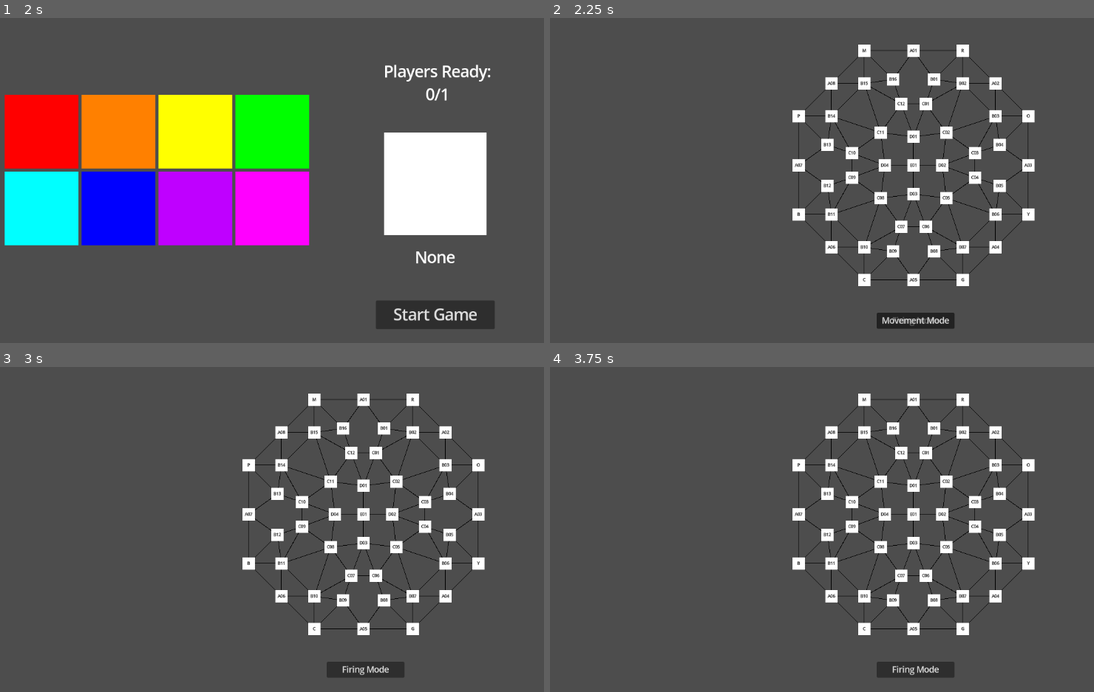
Above: before the commit, frames 1-4 (two rows, left to right).
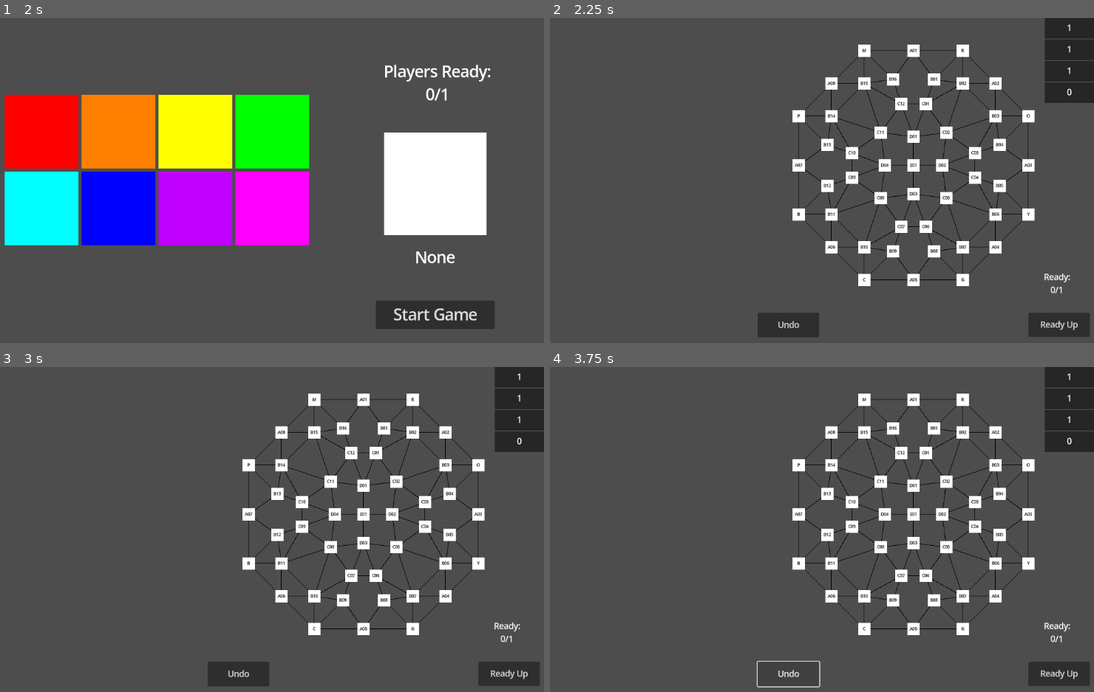
Above: after the commit, the same moments.

Repository: JadenValdez/DivideAndConquer
Game: Godot game, scene res://Scenes/Multiplayer.tscn
Same seed, same stepped clock (60 frames per second), same inputs: the game is played once before the commit and once after it.
Inputs (mouse positions are in pixels of both pictures, inside the frame that each line leads up to):
- Up to frame 1 (2 s): tap Enter at 0.5 s; move the mouse to (380, 167) at 0.52 s; click (380, 167) at 0.67 s; click "Host Game" at 1.25 s
- Up to frame 2 (2.25 s): click "Start Game" at 2 s
- Up to frame 3 (3 s): click (364, 669) at 2.75 s, where only the run before the commit has a clickable "Firing Mode"
- Up to frame 4 (3.75 s): click (789, 672) at 3.5 s, where only the run after the commit has a clickable "Undo"

Frame 1 is identical in both runs. In frame 2, 4.7% of the frame differs, in the area x 38-100%, y 0-99%; in frame 3, 4.6%; in frame 4, 4.0%.

Commit message:
Added Attack Lists
When all players are ready, they each send their attack lists which is based on the movement they chose for each troop.

Diff:
--- a/Scenes/MainBoard.tscn
+++ b/Scenes/MainBoard.tscn
@@ -1,279 +1,282 @@
-[gd_scene load_steps=5 format=3 uid="uid://bj4j158tv1i24"]
+[gd_scene load_steps=6 format=3 uid="uid://bj4j158tv1i24"]
 
 [ext_resource type="Script" path="res://Scripts/MainBoard.gd" id="1_2k0u8"]
 [ext_resource type="PackedScene" uid="uid://bstvhaqdh3i70" path="res://Scenes/Territory.tscn" id="1_jx5dg"]
 [ext_resource type="Script" path="res://Scripts/BoardLines.gd" id="3_l8gkv"]
+[ext_resource type="Script" path="res://Scripts/ResourceTabs.gd" id="4_g2v8w"]
 [ext_resource type="Script" path="res://Scripts/MortarButtons.gd" id="4_oeokj"]
 
 [node name="MainBoard" type="Node2D"]
 script = ExtResource("1_2k0u8")
 
-[node name="Home" type="Node2D" parent="."]
-position = Vector2(256, 0)
-
-[node name="R" parent="Home" instance=ExtResource("1_jx5dg")]
+[node name="BoardSpaces" type="Node2D" parent="."]
+
+[node name="Home" type="Node2D" parent="BoardSpaces"]
+position = Vector2(256, 0)
+
+[node name="R" parent="BoardSpaces/Home" instance=ExtResource("1_jx5dg")]
 position = Vector2(640, 64)
 tile_id = "R"
 tile_type = "Home"
 
-[node name="O" parent="Home" instance=ExtResource("1_jx5dg")]
+[node name="O" parent="BoardSpaces/Home" instance=ExtResource("1_jx5dg")]
 position = Vector2(768, 192)
 tile_id = "O"
 tile_type = "Home"
 neighbors = ["", "", "", ""]
 
-[node name="Y" parent="Home" instance=ExtResource("1_jx5dg")]
+[node name="Y" parent="BoardSpaces/Home" instance=ExtResource("1_jx5dg")]
 position = Vector2(768, 384)
 tile_id = "Y"
 tile_type = "Home"
 
-[node name="G" parent="Home" instance=ExtResource("1_jx5dg")]
+[node name="G" parent="BoardSpaces/Home" instance=ExtResource("1_jx5dg")]
 position = Vector2(640, 512)
 tile_id = "G"
 tile_type = "Home"
 
-[node name="C" parent="Home" instance=ExtResource("1_jx5dg")]
+[node name="C" parent="BoardSpaces/Home" instance=ExtResource("1_jx5dg")]
 position = Vector2(448, 512)
 tile_id = "C"
 tile_type = "Home"
 
-[node name="B" parent="Home" instance=ExtResource("1_jx5dg")]
+[node name="B" parent="BoardSpaces/Home" instance=ExtResource("1_jx5dg")]
 position = Vector2(320, 384)
 tile_id = "B"
 tile_type = "Home"
 
-[node name="P" parent="Home" instance=ExtResource("1_jx5dg")]
+[node name="P" parent="BoardSpaces/Home" instance=ExtResource("1_jx5dg")]
 position = Vector2(320, 192)
 tile_id = "P"
 tile_type = "Home"
 
-[node name="M" parent="Home" instance=ExtResource("1_jx5dg")]
+[node name="M" parent="BoardSpaces/Home" instance=ExtResource("1_jx5dg")]
 position = Vector2(448, 64)
 tile_id = "M"
 tile_type = "Home"
 
-[node name="A" type="Node2D" parent="."]
-position = Vector2(256, 0)
-
-[node name="A01" parent="A" instance=ExtResource("1_jx5dg")]
+[node name="A" type="Node2D" parent="BoardSpaces"]
+position = Vector2(256, 0)
+
+[node name="A01" parent="BoardSpaces/A" instance=ExtResource("1_jx5dg")]
 position = Vector2(544, 64)
 tile_id = "A01"
 tile_type = "A"
 
-[node name="A02" parent="A" instance=ExtResource("1_jx5dg")]
+[node name="A02" parent="BoardSpaces/A" instance=ExtResource("1_jx5dg")]
 position = Vector2(704, 128)
 tile_id = "A02"
 tile_type = "A"
 
-[node name="A03" parent="A" instance=ExtResource("1_jx5dg")]
+[node name="A03" parent="BoardSpaces/A" instance=ExtResource("1_jx5dg")]
 position = Vector2(768, 288)
 tile_id = "A03"
 tile_type = "A"
 
-[node name="A04" parent="A" instance=ExtResource("1_jx5dg")]
+[node name="A04" parent="BoardSpaces/A" instance=ExtResource("1_jx5dg")]
 position = Vector2(704, 448)
 tile_id = "A04"
 tile_type = "A"
 
-[node name="A05" parent="A" instance=ExtResource("1_jx5dg")]
+[node name="A05" parent="BoardSpaces/A" instance=ExtResource("1_jx5dg")]
 position = Vector2(544, 512)
 tile_id = "A05"
 tile_type = "A"
 
-[node name="A06" parent="A" instance=ExtResource("1_jx5dg")]
+[node name="A06" parent="BoardSpaces/A" instance=ExtResource("1_jx5dg")]
 position = Vector2(384, 448)
 tile_id = "A06"
 tile_type = "A"
 
-[node name="A07" parent="A" instance=ExtResource("1_jx5dg")]
+[node name="A07" parent="BoardSpaces/A" instance=ExtResource("1_jx5dg")]
 position = Vector2(320, 288)
 tile_id = "A07"
 tile_type = "A"
 
-[node name="A08" parent="A" instance=ExtResource("1_jx5dg")]
+[node name="A08" parent="BoardSpaces/A" instance=ExtResource("1_jx5dg")]
 position = Vector2(384, 128)
 tile_id = "A08"
 tile_type = "A"
 
-[node name="BO" type="Node2D" parent="."]
-position = Vector2(256, 0)
-
-[node name="B01" parent="BO" instance=ExtResource("1_jx5dg")]
+[node name="BO" type="Node2D" parent="BoardSpaces"]
+position = Vector2(256, 0)
+
+[node name="B01" parent="BoardSpaces/BO" instance=ExtResource("1_jx5dg")]
 position = Vector2(584, 120)
 tile_id = "B01"
 tile_type = "BO"
 
-[node name="B03" parent="BO" instance=ExtResource("1_jx5dg")]
+[node name="B03" parent="BoardSpaces/BO" instance=ExtResource("1_jx5dg")]
 position = Vector2(704, 192)
 tile_id = "B03"
 tile_type = "BO"
 
-[node name="B05" parent="BO" instance=ExtResource("1_jx5dg")]
+[node name="B05" parent="BoardSpaces/BO" instance=ExtResource("1_jx5dg")]
 position = Vector2(712, 328)
 tile_id = "B05"
 tile_type = "BO"
 
-[node name="B07" parent="BO" instance=ExtResource("1_jx5dg")]
+[node name="B07" parent="BoardSpaces/BO" instance=ExtResource("1_jx5dg")]
 position = Vector2(640, 448)
 tile_id = "B07"
 tile_type = "BO"
 
-[node name="B09" parent="BO" instance=ExtResource("1_jx5dg")]
+[node name="B09" parent="BoardSpaces/BO" instance=ExtResource("1_jx5dg")]
 position = Vector2(504, 456)
 tile_id = "B09"
 tile_type = "BO"
 
-[node name="B11" parent="BO" instance=ExtResource("1_jx5dg")]
+[node name="B11" parent="BoardSpaces/BO" instance=ExtResource("1_jx5dg")]
 position = Vector2(384, 384)
 tile_id = "B11"
 tile_type = "BO"
 
-[node name="B13" parent="BO" instance=ExtResource("1_jx5dg")]
+[node name="B13" parent="BoardSpaces/BO" instance=ExtResource("1_jx5dg")]
 position = Vector2(376, 248)
 tile_id = "B13"
 tile_type = "BO"
 
-[node name="B15" parent="BO" instance=ExtResource("1_jx5dg")]
+[node name="B15" parent="BoardSpaces/BO" instance=ExtResource("1_jx5dg")]
 position = Vector2(448, 128)
 tile_id = "B15"
 tile_type = "BO"
 
-[node name="BE" type="Node2D" parent="."]
-position = Vector2(256, 0)
-
-[node name="B02" parent="BE" instance=ExtResource("1_jx5dg")]
+[node name="BE" type="Node2D" parent="BoardSpaces"]
+position = Vector2(256, 0)
+
+[node name="B02" parent="BoardSpaces/BE" instance=ExtResource("1_jx5dg")]
 position = Vector2(640, 128)
 tile_id = "B02"
 tile_type = "BE"
 
-[node name="B04" parent="BE" instance=ExtResource("1_jx5dg")]
+[node name="B04" parent="BoardSpaces/BE" instance=ExtResource("1_jx5dg")]
 position = Vector2(712, 248)
 tile_id = "B04"
 tile_type = "BE"
 
-[node name="B06" parent="BE" instance=ExtResource("1_jx5dg")]
+[node name="B06" parent="BoardSpaces/BE" instance=ExtResource("1_jx5dg")]
 position = Vector2(704, 384)
 tile_id = "B06"
 tile_type = "BE"
 
-[node name="B08" parent="BE" instance=ExtResource("1_jx5dg")]
+[node name="B08" parent="BoardSpaces/BE" instance=ExtResource("1_jx5dg")]
 position = Vector2(584, 456)
 tile_id = "B08"
 tile_type = "BE"
 
-[node name="B10" parent="BE" instance=ExtResource("1_jx5dg")]
+[node name="B10" parent="BoardSpaces/BE" instance=ExtResource("1_jx5dg")]
 position = Vector2(448, 448)
 tile_id = "B10"
 tile_type = "BE"
 
-[node name="B12" parent="BE" instance=ExtResource("1_jx5dg")]
+[node name="B12" parent="BoardSpaces/BE" instance=ExtResource("1_jx5dg")]
 position = Vector2(376, 328)
 tile_id = "B12"
 tile_type = "BE"
 
-[node name="B14" parent="BE" instance=ExtResource("1_jx5dg")]
+[node name="B14" parent="BoardSpaces/BE" instance=ExtResource("1_jx5dg")]
 position = Vector2(384, 192)
 tile_id = "B14"
 tile_type = "BE"
 
-[node name="B16" parent="BE" instance=ExtResource("1_jx5dg")]
+[node name="B16" parent="BoardSpaces/BE" instance=ExtResource("1_jx5dg")]
 position = Vector2(504, 120)
 tile_id = "B16"
 tile_type = "BE"
 
-[node name="CO" type="Node2D" parent="."]
-position = Vector2(256, 0)
-
-[node name="C01" parent="CO" instance=ExtResource("1_jx5dg")]
+[node name="CO" type="Node2D" parent="BoardSpaces"]
+position = Vector2(256, 0)
+
+[node name="C01" parent="BoardSpaces/CO" instance=ExtResource("1_jx5dg")]
 position = Vector2(568, 168)
 tile_id = "C01"
 tile_type = "CO"
 
-[node name="C03" parent="CO" instance=ExtResource("1_jx5dg")]
+[node name="C03" parent="BoardSpaces/CO" instance=ExtResource("1_jx5dg")]
 position = Vector2(664, 264)
 tile_id = "C03"
 tile_type = "CO"
 
-[node name="C05" parent="CO" instance=ExtResource("1_jx5dg")]
+[node name="C05" parent="BoardSpaces/CO" instance=ExtResource("1_jx5dg")]
 position = Vector2(608, 352)
 tile_id = "C05"
 tile_type = "CO"
 
-[node name="C07" parent="CO" instance=ExtResource("1_jx5dg")]
+[node name="C07" parent="BoardSpaces/CO" instance=ExtResource("1_jx5dg")]
 position = Vector2(520, 408)
 tile_id = "C07"
 tile_type = "CO"
 
-[node name="C09" parent="CO" instance=ExtResource("1_jx5dg")]
+[node name="C09" parent="BoardSpaces/CO" instance=ExtResource("1_jx5dg")]
 position = Vector2(424, 312)
 tile_id = "C09"
 tile_type = "CO"
 
-[node name="C11" parent="CO" instance=ExtResource("1_jx5dg")]
+[node name="C11" parent="BoardSpaces/CO" instance=ExtResource("1_jx5dg")]
 position = Vector2(480, 224)
 tile_id = "C11"
 tile_type = "CO"
 
-[node name="CE" type="Node2D" parent="."]
-position = Vector2(256, 0)
-
-[node name="C02" parent="CE" instance=ExtResource("1_jx5dg")]
+[node name="CE" type="Node2D" parent="BoardSpaces"]
+position = Vector2(256, 0)
+
+[node name="C02" parent="BoardSpaces/CE" instance=ExtResource("1_jx5dg")]
 position = Vector2(608, 224)
 tile_id = "C02"
 tile_type = "CE"
 
-[node name="C04" parent="CE" instance=ExtResource("1_jx5dg")]
+[node name="C04" parent="BoardSpaces/CE" instance=ExtResource("1_jx5dg")]
 position = Vector2(664, 312)
 tile_id = "C04"
 tile_type = "CE"
 
-[node name="C06" parent="CE" instance=ExtResource("1_jx5dg")]
+[node name="C06" parent="BoardSpaces/CE" instance=ExtResource("1_jx5dg")]
 position = Vector2(568, 408)
 tile_id = "C06"
 tile_type = "CE"
 
-[node name="C08" parent="CE" instance=ExtResource("1_jx5dg")]
+[node name="C08" parent="BoardSpaces/CE" instance=ExtResource("1_jx5dg")]
 position = Vector2(480, 352)
 tile_id = "C08"
 tile_type = "CE"
 
-[node name="C10" parent="CE" instance=ExtResource("1_jx5dg")]
+[node name="C10" parent="BoardSpaces/CE" instance=ExtResource("1_jx5dg")]
 position = Vector2(424, 264)
 tile_id = "C10"
 tile_type = "CE"
 
-[node name="C12" parent="CE" instance=ExtResource("1_jx5dg")]
+[node name="C12" parent="BoardSpaces/CE" instance=ExtResource("1_jx5dg")]
 position = Vector2(520, 168)
 tile_id = "C12"
 tile_type = "CE"
 
-[node name="D" type="Node2D" parent="."]
-position = Vector2(256, 0)
-
-[node name="D01" parent="D" instance=ExtResource("1_jx5dg")]
+[node name="D" type="Node2D" parent="BoardSpaces"]
+position = Vector2(256, 0)
+
+[node name="D01" parent="BoardSpaces/D" instance=ExtResource("1_jx5dg")]
 position = Vector2(544, 232)
 tile_id = "D01"
 tile_type = "D"
 
-[node name="D02" parent="D" instance=ExtResource("1_jx5dg")]
+[node name="D02" parent="BoardSpaces/D" instance=ExtResource("1_jx5dg")]
 position = Vector2(600, 288)
 tile_id = "D02"
 tile_type = "D"
 
-[node name="D03" parent="D" instance=ExtResource("1_jx5dg")]
+[node name="D03" parent="BoardSpaces/D" instance=ExtResource("1_jx5dg")]
 position = Vector2(544, 344)
 tile_id = "D03"
 tile_type = "D"
 
-[node name="D04" parent="D" instance=ExtResource("1_jx5dg")]
+[node name="D04" parent="BoardSpaces/D" instance=ExtResource("1_jx5dg")]
 position = Vector2(488, 288)
 tile_id = "D04"
 tile_type = "D"
 
-[node name="E" type="Node2D" parent="."]
-position = Vector2(256, 0)
-
-[node name="E01" parent="E" instance=ExtResource("1_jx5dg")]
+[node name="E" type="Node2D" parent="BoardSpaces"]
+position = Vector2(256, 0)
+
+[node name="E01" parent="BoardSpaces/E" instance=ExtResource("1_jx5dg")]
 position = Vector2(544, 288)
 tile_id = "E01"
 tile_type = "E"
@@ -282,10 +285,81 @@
 position = Vector2(256, 0)
 script = ExtResource("3_l8gkv")
 
+[node name="ResourceTabs" type="Node2D" parent="."]
+script = ExtResource("4_g2v8w")
+
+[node name="Food" type="Node2D" parent="ResourceTabs"]
+
+[node name="FoodBackground" type="ColorRect" parent="ResourceTabs/Food"]
+offset_left = 1056.0
+offset_right = 1152.0
+offset_bottom = 40.0
+color = Color(0, 0, 0, 0.501961)
+
+[node name="FoodLabel" type="Label" parent="ResourceTabs/Food"]
+offset_left = 1056.0
+offset_right = 1152.0
+offset_bottom = 40.0
+text = "Food: 0"
+horizontal_alignment = 1
+vertical_alignment = 1
+
+[node name="GP" type="Node2D" parent="ResourceTabs"]
+position = Vector2(0, 42)
+
+[node name="GPBackground" type="ColorRect" parent="ResourceTabs/GP"]
+offset_left = 1056.0
+offset_right = 1152.0
+offset_bottom = 40.0
+color = Color(0, 0, 0, 0.501961)
+
+[node name="GPLabel" type="Label" parent="ResourceTabs/GP"]
+offset_left = 1056.0
+offset_right = 1152.0
+offset_bottom = 40.0
+text = "GP: 0"
+horizontal_alignment = 1
+vertical_alignment = 1
+
+[node name="AP" type="Node2D" parent="ResourceTabs"]
+position = Vector2(0, 84)
+
+[node name="APBackground" type="ColorRect" parent="ResourceTabs/AP"]
+offset_left = 1056.0
+offset_right = 1152.0
+offset_bottom = 40.0
+color = Color(0, 0, 0, 0.501961)
+
+[node name="APLabel" type="Label" parent="ResourceTabs/AP"]
+offset_left = 1056.0
+offset_right = 1152.0
+offset_bottom = 40.0
+text = "AP: 0"
+horizontal_alignment = 1
+vertical_alignment = 1
+
+[node name="SP" type="Node2D" parent="ResourceTabs"]
+position = Vector2(0, 126)
+
+[node name="SPBackground" type="ColorRect" parent="ResourceTabs/SP"]
+offset_left = 1056.0
+offset_right = 1152.0
+offset_bottom = 40.0
+color = Color(0, 0, 0, 0.501961)
+
+[node name="SPLabel" type="Label" parent="ResourceTabs/SP"]
+offset_left = 1056.0
+offset_right = 1152.0
+offset_bottom = 40.0
+text = "SP: 0"
+horizontal_alignment = 1
+vertical_alignment = 1
+
 [node name="MortarButtons" type="Node2D" parent="."]
 script = ExtResource("4_oeokj")
 
 [node name="Fire" type="Button" parent="MortarButtons"]
+visible = false
 offset_left = 728.0
 offset_top = 576.0
 offset_right = 880.0
@@ -293,11 +367,48 @@
 text = "Firing Mode"
 
 [node name="Move" type="Button" parent="MortarButtons"]
+visible = false
 offset_left = 728.0
 offset_top = 576.0
 offset_right = 880.0
 offset_bottom = 607.0
 text = "Movement Mode"
 
+[node name="FireLabel" type="Label" parent="MortarButtons"]
+visible = false
+offset_left = 728.0
+offset_top = 576.0
+offset_right = 880.0
+offset_bottom = 607.0
+text = "Firing Mode Only"
+horizontal_alignment = 1
+vertical_alignment = 1
+
+[node name="Undo" type="Button" parent="."]
+offset_left = 496.0
+offset_top = 576.0
+offset_right = 616.0
+offset_bottom = 624.0
+text = "Undo"
+
+[node name="Ready" type="Button" parent="."]
+offset_left = 1024.0
+offset_top = 576.0
+offset_right = 1144.0
+offset_bottom = 623.0
+text = "Ready Up"
+
+[node name="ReadyPlayersLabel" type="Label" parent="."]
+offset_left = 1008.0
+offset_top = 488.0
+offset_right = 1152.0
+offset_bottom = 552.0
+text = "Ready:
+0/0"
+horizontal_alignment = 1
+vertical_alignment = 1
+
 [connection signal="pressed" from="MortarButtons/Fire" to="MortarButtons" method="_on_fire_pressed"]
 [connection signal="pressed" from="MortarButtons/Move" to="MortarButtons" method="_on_move_pressed"]
+[connection signal="pressed" from="Undo" to="." method="_on_undo_pressed"]
+[connection signal="pressed" from="Ready" to="." method="_on_ready_pressed"]
--- /dev/null
+++ b/Scripts/ConquestSimulation.gd
@@ -0,0 +1,11 @@
+extends Node
+
+
+# Called when the node enters the scene tree for the first time.
+func _ready() -> void:
+	pass # Replace with function body.
+
+
+# Called every frame. 'delta' is the elapsed time since the previous frame.
+func _process(delta: float) -> void:
+	pass
--- a/Scripts/GameManager.gd
+++ b/Scripts/GameManager.gd
@@ -3,3 +3,5 @@
 var Players: Dictionary = {}
 var TotalPlayers: int = 0
 var ReadyPlayers: int = 0
+
+var AttackLists: Dictionary = {}
--- a/Scripts/MainBoard.gd
+++ b/Scripts/MainBoard.gd
@@ -1,10 +1,16 @@
 extends Node2D
 
 var tab_number: int = 0
+@onready var ready_button: Button = $Ready
+@onready var ready_players_label: Label = $ReadyPlayersLabel
 
 const TROOP_TAB = preload("res://Scenes/TroopTab.tscn")
 # Called when the node enters the scene tree for the first time.
 func _ready() -> void:
+	SignalBus.update_ready_players_board.connect(_update_ready_players_board)
+	GameManager.ReadyPlayers = 0
+	ready_players_label.text = "Ready:
+		" + str(GameManager.ReadyPlayers) + "/" + str(GameManager.TotalPlayers)
 	create_initial_units()
 
 func create_initial_units() -> void:
@@ -22,3 +28,20 @@
 		add_child(instance)
 
 		tab_number += 1
+
+
+func _on_undo_pressed() -> void:
+	pass # Replace with function body.
+
+
+func _on_ready_pressed() -> void:
+	if ready_button.text == "Ready Up":
+		RPCFunctions.ReadyPlayer()
+		ready_button.text = "Cancel"
+	else:
+		ready_button.text = "Ready Up"
+		RPCFunctions.NotReadyPlayer()
+
+func _update_ready_players_board() -> void:
+	ready_players_label.text = "Ready:
+		" + str(GameManager.ReadyPlayers) + "/" + str(GameManager.TotalPlayers)
--- a/Scripts/MortarButtons.gd
+++ b/Scripts/MortarButtons.gd
@@ -2,6 +2,7 @@
 
 @onready var fire: Button = $Fire
 @onready var move: Button = $Move
+@onready var fire_label: Label = $FireLabel
 
 # Called when the node enters the scene tree for the first time.
 func _ready() -> void:
@@ -15,6 +16,11 @@
 		fire.hide()
 		move.hide()
 
+	if type == "MortarFire":
+		fire_label.show()
+	else:
+		fire_label.hide()
+
 func _on_fire_pressed() -> void:
 	move.show()
 	fire.hide()
--- a/Scripts/MovementLogic.gd
+++ b/Scripts/MovementLogic.gd
@@ -20,9 +20,11 @@
 		SignalBus.reset_tile_indicators.emit()
 		return
 
-	if type == "Mortar":
-		pass
-		#allow switching between firing mode and moving mode
+	if type == "MortarFire":
+		CurrentAction = "Fire"
+		MoveableSpaces = TileNeighbors.NEIGHBORS[location]
+		SignalBus.mortar_firing_mode.emit()
+		return
 
 	if location == "None":
 		CurrentAction = "Place"
--- a/Scripts/Multiplayer.gd
+++ b/Scripts/Multiplayer.gd
@@ -64,8 +64,14 @@
 			"Name": "None",
 			"Color": Color(1, 1, 1, 1),
 			"Territory": [],
-			"Troops": {}
-			}
+			"Troops": {},
+			"Resources": {
+				"Food": 1,
+				"GP": 1,
+				"AP": 1,
+				"SP": 0
+			},
+		}
 
 	if multiplayer.is_server():
 		GameManager.TotalPlayers += 1
--- a/Scripts/PlayerInformation.gd
+++ b/Scripts/PlayerInformation.gd
@@ -1,10 +1,18 @@
 extends Node
 
 var SelectedTroop: int
-
+var AttackList: Dictionary = {}
 
 func _ready() -> void:
 	SignalBus.select_troop.connect(SelectTroop)
+	SignalBus.check_if_attacks_ready.connect(CheckIfAttackReady)
 
 func SelectTroop(id: int, _type: String, _troop_location: String) -> void:
 	SelectedTroop = id
+
+func CheckIfAttackReady() -> void:
+	for troop in GameManager.Players[multiplayer.get_unique_id()].Troops:
+		if !AttackList.has(troop):
+			return
+	RPCFunctions.SendAttackList(multiplayer.get_unique_id(), AttackList.duplicate(true))
+	AttackList = {}
--- a/Scripts/RPCFunctions.gd
+++ b/Scripts/RPCFunctions.gd
@@ -15,3 +15,25 @@
 @rpc("call_local", "any_peer")
 func StartGame() -> void:
 	SignalBus.start_game.emit()
+
+@rpc("call_local", "any_peer")
+func ReadyPlayer() -> void:
+	GameManager.ReadyPlayers += 1
+	SignalBus.update_ready_players_board.emit()
+	if GameManager.ReadyPlayers >= GameManager.TotalPlayers:
+		GameManager.ReadyPlayers = 0
+		SignalBus.get_attack_lists.emit()
+		#start battle sequence
+
+@rpc("call_local", "any_peer")
+func NotReadyPlayer() -> void:
+	GameManager.ReadyPlayers -= 1
+
+@rpc("call_local", "any_peer")
+func SendAttackList(id: int, attack_list: Dictionary) -> void:
+	if multiplayer.is_server():
+		for player_id in GameManager.Players:
+			if !GameManager.AttackLists.has(player_id):
+				return
+		#run the simulation
+		GameManager.AttackLists = {}
--- /dev/null
+++ b/Scripts/ResourceTabs.gd
@@ -0,0 +1,20 @@
+extends Node2D
+
+@onready var food_label: Label = $Food/FoodLabel
+@onready var gp_label: Label = $GP/GPLabel
+@onready var ap_label: Label = $AP/APLabel
+@onready var sp_label: Label = $SP/SPLabel
+
+# Called when the node enters the scene tree for the first time.
+func _ready() -> void:
+	update_resource_tabs()
+
+func update_resource_tabs() -> void:
+	food_label.text = str(GameManager.Players[multiplayer.get_unique_id()].Resources.Food)
+	gp_label.text = str(GameManager.Players[multiplayer.get_unique_id()].Resources.GP)
+	ap_label.text = str(GameManager.Players[multiplayer.get_unique_id()].Resources.AP)
+	sp_label.text = str(GameManager.Players[multiplayer.get_unique_id()].Resources.SP)
+
+# Called every frame. 'delta' is the elapsed time since the previous frame.
+func _process(delta: float) -> void:
+	pass
--- a/Scripts/SignalBus.gd
+++ b/Scripts/SignalBus.gd
@@ -17,3 +17,7 @@
 signal plan_troop_move
 signal mortar_firing_mode
 signal mortar_movement_mode
+signal update_ready_players_board
+
+signal get_attack_lists
+signal check_if_attacks_ready
--- a/Scripts/Territory.gd
+++ b/Scripts/Territory.gd
@@ -61,9 +61,12 @@
 
 func _mortar_firing_mode() -> void:
 	move.hide()
+	pause.hide()
 	for id in MovementLogic.MoveableSpaces:
 		if id == tile_id:
 			fire.show()
+	if MovementLogic.CurrentSpace == tile_id:
+		pause.show()
 
 func _mortar_movement_mode() -> void:
 	fire.hide()
--- a/Scripts/TroopTab.gd
+++ b/Scripts/TroopTab.gd
@@ -23,11 +23,13 @@
 var tab_color: Color
 
 var move_amount: int
+var fire_move: int = 0
 
 # Called when the node enters the scene tree for the first time.
 func _ready() -> void:
 	SignalBus.select_troop.connect(_select_troop)
 	SignalBus.plan_troop_move.connect(_plan_troop_move)
+	SignalBus.get_attack_lists.connect(_get_attack_lists)
 
 	color_rect.modulate = tab_color
 
@@ -82,8 +84,11 @@
 						move_amount = 4
 						SignalBus.select_troop.emit(troop_id, troop_type, location)
 					elif troop_type == "Mortar":
-						pass
-						#give the mortar a 4th move if it has not fired yet
+						if fire_move == 0:
+							move_amount = 4
+							SignalBus.select_troop.emit(troop_id, "MortarFire", location_space)
+						else:
+							SignalBus.select_troop.emit(0, troop_type, location_space)
 					else:
 						SignalBus.select_troop.emit(0, troop_type, location)
 				4:
@@ -110,9 +115,11 @@
 						move_amount = 4
 						SignalBus.select_troop.emit(troop_id, troop_type, location_space)
 					elif troop_type == "Mortar":
-						pass
-						#give the mortar a 4th move if it has not fired yet
-						#only firing is allowed
+						if fire_move == 0:
+							move_amount = 4
+							SignalBus.select_troop.emit(troop_id, "MortarFire", location_space)
+						else:
+							SignalBus.select_troop.emit(0, troop_type, location_space)
 					else:
 						SignalBus.select_troop.emit(0, troop_type, location_space)
 				4:
@@ -127,23 +134,50 @@
 					move_1.show()
 					move_1.modulate = Color(1, 0, 0, 1)
 					m_1_location.text = location_space
+					fire_move = 1
 					move_amount = 2
 					SignalBus.select_troop.emit(0, troop_type, location_space)
 				2:
 					move_2.show()
 					move_2.modulate = Color(1, 0, 0, 1)
 					m_2_location.text = location_space
+					fire_move = 2
 					move_amount = 3
 					SignalBus.select_troop.emit(0, troop_type, location_space)
 				1:
 					move_3.show()
 					move_3.modulate = Color(1, 0, 0, 1)
 					m_3_location.text = location_space
+					fire_move = 3
 					move_amount = 4
 					SignalBus.select_troop.emit(0, troop_type, location_space)
 				1:
 					move_4.show()
 					move_4.modulate = Color(1, 0, 0, 1)
 					m_4_location.text = location_space
+					fire_move = 4
 					move_amount = 5
 					SignalBus.select_troop.emit(0, troop_type, location_space)
+
+func _get_attack_lists() -> void:
+	if troop_type == "TroopLeader":
+		PlayerInformation.AttackList[troop_id] = [m_1_location.text, m_2_location.text, m_3_location.text, m_4_location.text]
+	elif troop_type == "Mortar":
+		PlayerInformation.AttackList[troop_id] = [m_1_location.text, m_2_location.text, m_3_location.text, m_4_location.text, fire_move]
+	else:
+		PlayerInformation.AttackList[troop_id] = [m_1_location.text, m_2_location.text, m_3_location.text]
+	move_1.hide()
+	move_2.hide()
+	move_3.hide()
+	move_4.hide()
+	move_1.modulate = Color(1, 1, 1, 1)
+	move_2.modulate = Color(1, 1, 1, 1)
+	move_3.modulate = Color(1, 1, 1, 1)
+	move_4.modulate = Color(1, 1, 1, 1)
+	m_1_location.text = "X"
+	m_2_location.text = "X"
+	m_3_location.text = "X"
+	m_4_location.text = "X"
+	move_amount = 1
+	fire_move = 0
+	SignalBus.check_if_attacks_ready.emit()
--- a/project.godot
+++ b/project.godot
@@ -26,6 +26,7 @@
 TileNeighbors="*res://Scripts/TileNeighbors.gd"
 PlayerInformation="*res://Scripts/PlayerInformation.gd"
 MovementLogic="*res://Scripts/MovementLogic.gd"
+ConquestSimulation="*res://Scripts/ConquestSimulation.gd"
 
 [debug]
 
